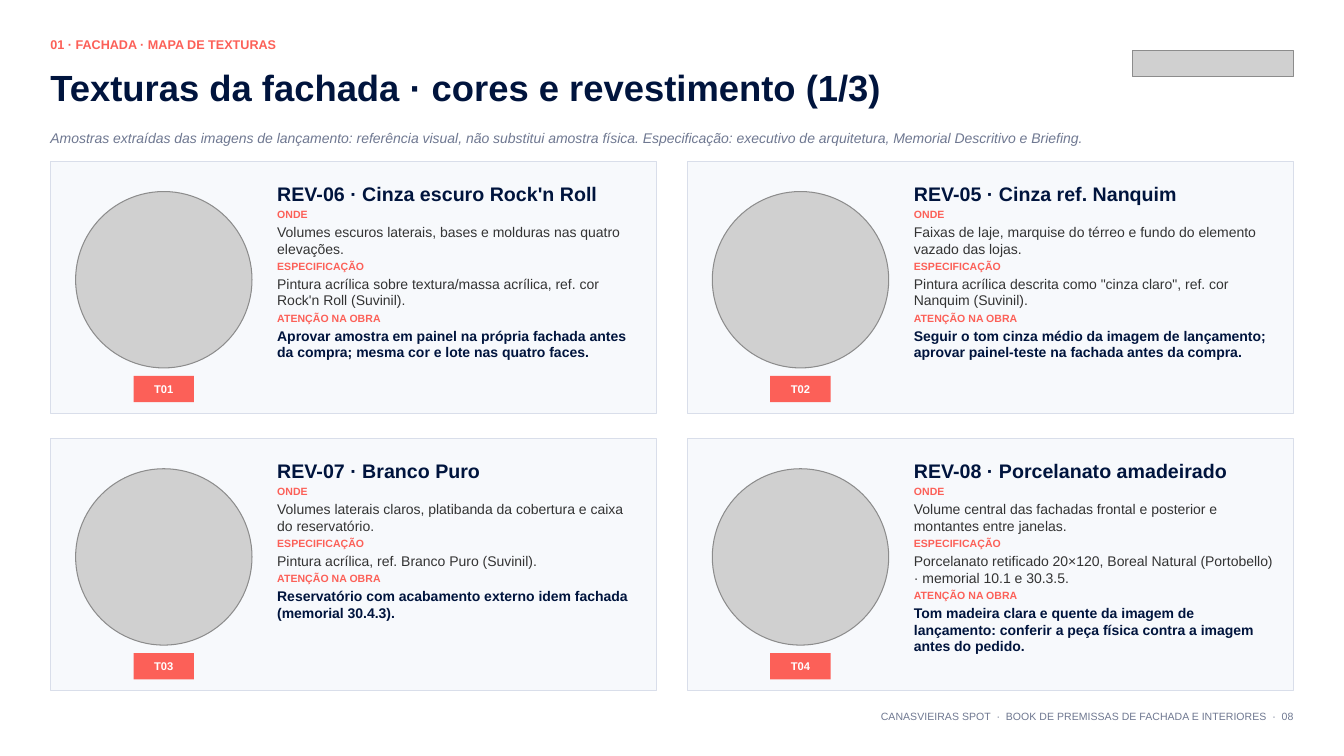
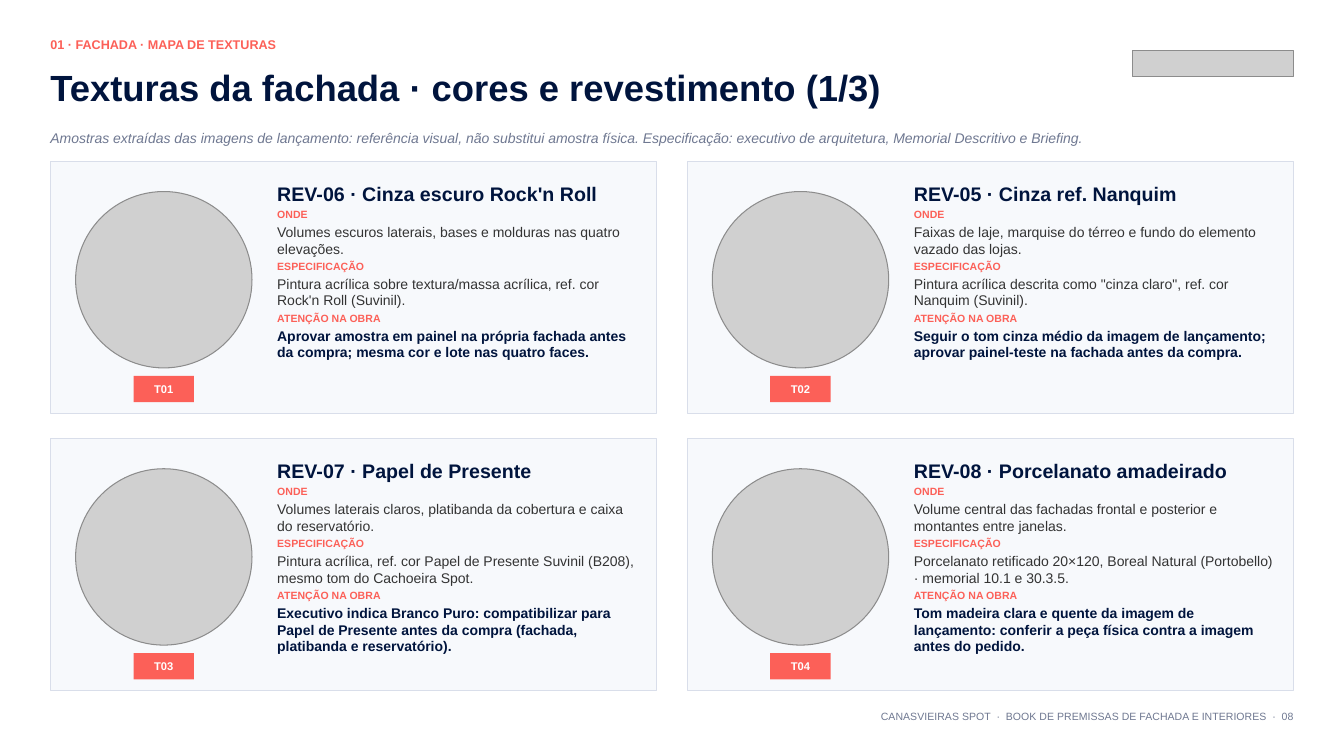
Before and after one commit to rachelsouto-source/book-premissas-template, a slide deck: slide 8 of books/CANASVIEIRAS_SPOT_Book_de_Premissas_v3.pptx. Drawn at 1344x756 pixels with LibreOffice and Linux fonts; fonts in the diff are those of the drawing; grey boxes stand for pictures; background and template pictures are left out. Boxes give left, top, right and bottom in pixels: in the first picture for what was removed or moved away, otherwise in the second. Text is boxed around its words. In the diff, an @@ line names an element or a change of style, - is before the commit and + after.

```diff
--- a/books/CANASVIEIRAS_SPOT_Book_de_Premissas_v3.pptx
+++ b/books/CANASVIEIRAS_SPOT_Book_de_Premissas_v3.pptx
@@ text at bbox=[277, 463, 531, 482]: text changed @@
-REV-07 · Branco Puro
+REV-07 · Papel de Presente
@@ text at bbox=[277, 555, 634, 586]: text changed @@
-Pintura acrílica, ref. Branco Puro (Suvinil).
+Pintura acrílica, ref. cor Papel de Presente Suvinil (B208), mesmo tom do Cachoeira Spot.
@@ text at bbox=[277, 608, 611, 654]: text changed @@
-Reservatório com acabamento externo idem fachada (memorial 30.4.3).
+Executivo indica Branco Puro: compatibilizar para Papel de Presente antes da compra (fachada, platibanda e reservatório).
```
Also in this commit, not shown: 5 other slides changed, 3 other files.
